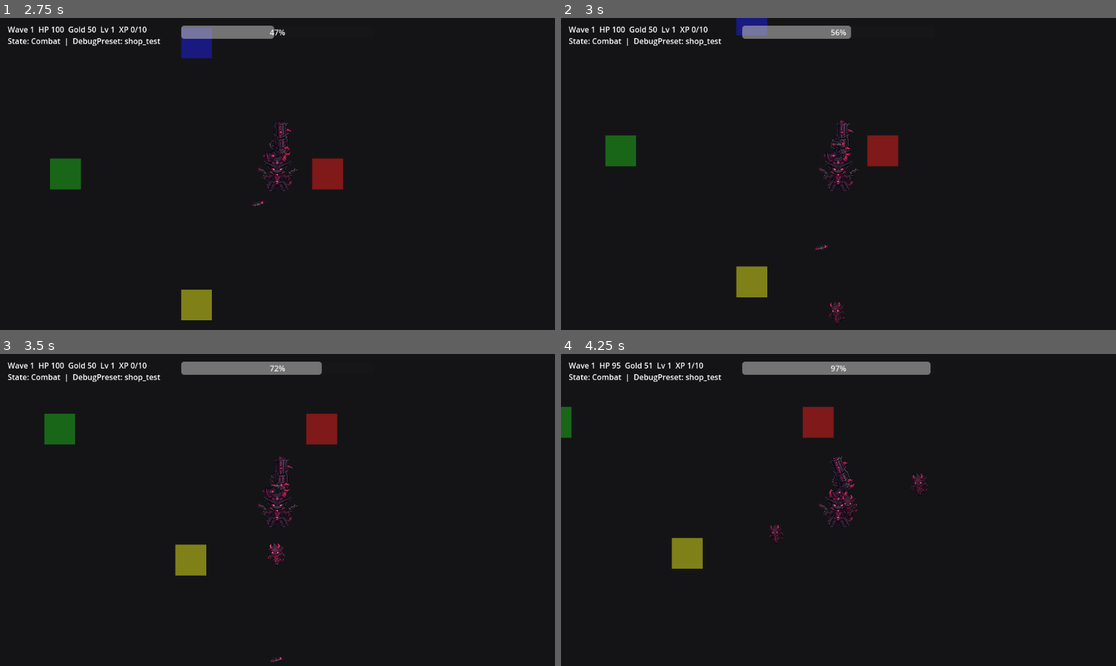
Above: before the commit, frames 1-4 (two rows, left to right).
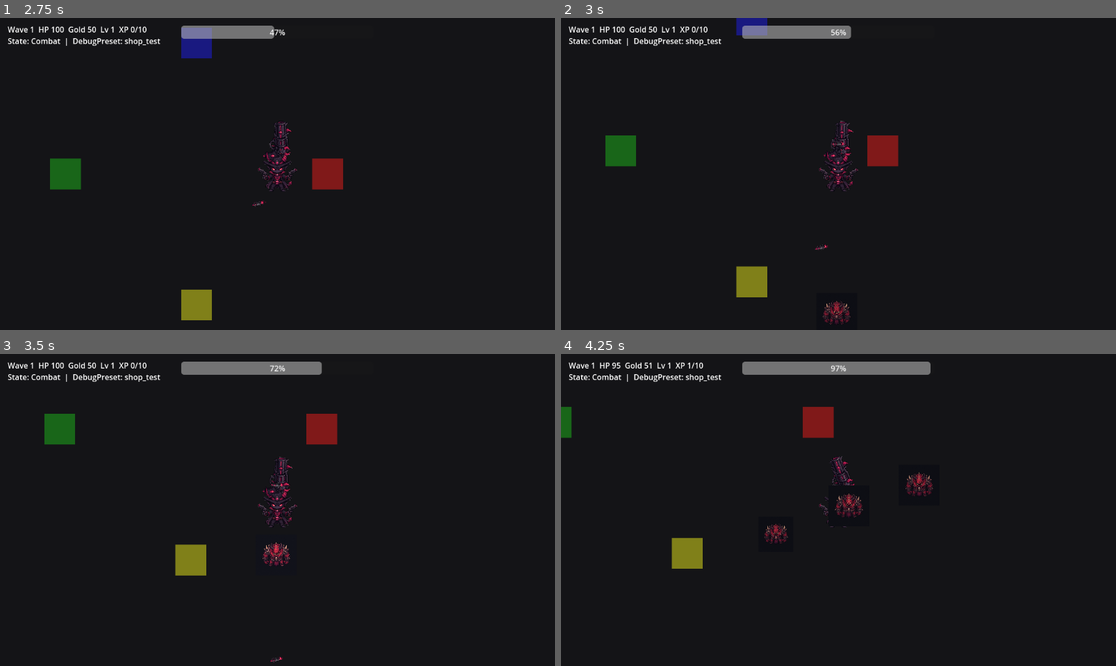
Above: after the commit, the same moments.

Repository: KevinRabbe/bullet-hell-roughe-lite
Game: Godot game, scene res://scenes/ui/MainMenu.tscn
Same seed, same stepped clock (60 frames per second), same inputs: the game is played once before the commit and once after it.
Inputs (mouse positions are in pixels of both pictures, inside the frame that each line leads up to):
- Up to frame 1 (2.75 s): click "Start Run" at 0.5 s; click "Start Run" at 1.25 s; tap Enter at 2 s; move the mouse to (399, 158) at 2.02 s; hold D (move_right) from 2.03 s (still down); hold C (cycle_character) from 2.03 s (still down); click (399, 158) at 2.17 s; tap Space at 2.27 s
- Up to frame 2 (3 s): move the mouse to (727, 189) at 2.77 s; release D (move_right) at 2.78 s; release C (cycle_character) at 2.78 s; hold S (move_down) from 2.78 s (still down); tap E (interact) at 2.85 s
- Up to frame 3 (3.5 s): keep holding S (move_down); tap Space at 3.02 s
- Up to frame 4 (4.25 s): move the mouse to (894, 441) at 3.52 s; release S (move_down) at 3.53 s; hold D (move_right) from 3.53 s (still down); tap B at 3.6 s

Frame 1 is identical in both runs. In frame 2, 0.2% of the frame differs, in the area x 47-53%, y 90-99%; in frame 3, 0.2%; in frame 4, 0.7%, in the area x 36-68%, y 37-61%.

Commit message:
Integrate enemy and projectile art pack v1

Diff:
--- a/scenes/enemies/Enemy.tscn
+++ b/scenes/enemies/Enemy.tscn
@@ -1,7 +1,7 @@
 [gd_scene load_steps=4 format=3]
 
 [ext_resource type="Script" path="res://scripts/enemies/enemy.gd" id="1"]
-[ext_resource type="Texture2D" path="res://assets/sprites/enemies/hellshot_frontier/dust_imp.png" id="2"]
+[ext_resource type="Texture2D" path="res://assets/sprites/enemies/hellshot_frontier/demon_brute.png" id="2"]
 
 [sub_resource type="CircleShape2D" id="1"]
 radius = 14.0
--- a/scenes/enemies/EnemyProjectile.tscn
+++ b/scenes/enemies/EnemyProjectile.tscn
@@ -1,7 +1,7 @@
 [gd_scene load_steps=4 format=3]
 
 [ext_resource type="Script" path="res://scripts/enemies/enemy_projectile.gd" id="1"]
-[ext_resource type="Texture2D" path="res://assets/sprites/projectiles/enemy_skull_fireball.png" id="2"]
+[ext_resource type="Texture2D" path="res://assets/sprites/projectiles/enemies/skull_fireball.png" id="2"]
 
 [sub_resource type="CircleShape2D" id="1"]
 radius = 6.0
--- a/scripts/enemies/enemy.gd
+++ b/scripts/enemies/enemy.gd
@@ -22,12 +22,14 @@
 @onready var visual: CanvasItem = get_node_or_null("Visual")
 @onready var visual_sprite: Sprite2D = get_node_or_null("Visual")
 
-const IMP_RUNNER_TEXTURE: Texture2D = preload("res://assets/sprites/enemies/hellshot_frontier/dust_imp.png")
-const HUSK_BRUTE_TEXTURE: Texture2D = preload("res://assets/sprites/enemies/hellshot_frontier/hellhound.png")
-const SPIT_FIEND_TEXTURE: Texture2D = preload("res://assets/sprites/enemies/hellshot_frontier/rift_cultist.png")
-const SKELETON_RIFLEMAN_TEXTURE: Texture2D = preload("res://assets/sprites/enemies/hellshot_frontier/skeleton_rifleman.png")
-const SKULL_FIREBALL_TEXTURE: Texture2D = preload("res://assets/sprites/projectiles/enemy_skull_fireball.png")
-const RIFT_SHARD_TEXTURE: Texture2D = preload("res://assets/sprites/projectiles/enemy_rift_shard.png")
+const IMP_RUNNER_TEXTURE: Texture2D = preload("res://assets/sprites/enemies/hellshot_frontier/demon_brute.png")
+const HUSK_BRUTE_TEXTURE: Texture2D = preload("res://assets/sprites/enemies/hellshot_frontier/final_boss_shadow_assassin.png")
+const SPIT_FIEND_TEXTURE: Texture2D = preload("res://assets/sprites/enemies/hellshot_frontier/hell_lantern_mage.png")
+const SKELETON_RIFLEMAN_TEXTURE: Texture2D = preload("res://assets/sprites/enemies/hellshot_frontier/skeleton_marshal.png")
+const ARCHMAGE_TEXTURE: Texture2D = preload("res://assets/sprites/enemies/hellshot_frontier/demon_archmage.png")
+const MARKSMAN_TEXTURE: Texture2D = preload("res://assets/sprites/enemies/hellshot_frontier/demon_marksman.png")
+const SKULL_FIREBALL_TEXTURE: Texture2D = preload("res://assets/sprites/projectiles/enemies/skull_fireball.png")
+const RIFT_SHARD_TEXTURE: Texture2D = preload("res://assets/sprites/projectiles/enemies/hell_arcane_shot.png")
 const ENEMY_PROJECTILE_SCENE: PackedScene = preload("res://scenes/enemies/EnemyProjectile.tscn")
 const ENEMY_DATA_PATHS: Dictionary = {
 	"imp_runner": "res://data/enemies/imp_runner.tres",
@@ -207,7 +209,10 @@
 			if visual != null:
 				visual.modulate = Color(1.0, 1.0, 1.0, 1.0)
 			if visual_sprite != null:
-				visual_sprite.texture = SPIT_FIEND_TEXTURE
+				if elite_role == "rift_caller":
+					visual_sprite.texture = ARCHMAGE_TEXTURE
+				else:
+					visual_sprite.texture = SPIT_FIEND_TEXTURE
 				visual_sprite.scale = Vector2(0.09, 0.09)
 		"skeleton_rifleman":
 			if not has_data:
@@ -221,7 +226,10 @@
 			if visual != null:
 				visual.modulate = Color(1.0, 1.0, 1.0, 1.0)
 			if visual_sprite != null:
-				visual_sprite.texture = SKELETON_RIFLEMAN_TEXTURE
+				if elite_role == "marksman":
+					visual_sprite.texture = MARKSMAN_TEXTURE
+				else:
+					visual_sprite.texture = SKELETON_RIFLEMAN_TEXTURE
 				visual_sprite.scale = Vector2(0.09, 0.09)
 
 func _load_enemy_data(variant_id: String) -> EnemyData:
Binary file added: assets/sprites/enemies/hellshot_frontier/demon_archmage.png
Binary file added: assets/sprites/enemies/hellshot_frontier/demon_brute.png
Binary file added: assets/sprites/enemies/hellshot_frontier/demon_marksman.png
Binary file added: assets/sprites/enemies/hellshot_frontier/final_boss_shadow_assassin.png
Binary file added: assets/sprites/enemies/hellshot_frontier/hell_lantern_mage.png
Binary file added: assets/sprites/enemies/hellshot_frontier/skeleton_marshal.png
Binary file added: assets/sprites/projectiles/enemies/energy_blade_projectile.png
Binary file added: assets/sprites/projectiles/enemies/hell_arcane_shot.png
Binary file added: assets/sprites/projectiles/enemies/hell_meteor.png
Binary file added: assets/sprites/projectiles/enemies/runic_energy_orb.png
Binary file added: assets/sprites/projectiles/enemies/skull_fireball.png
